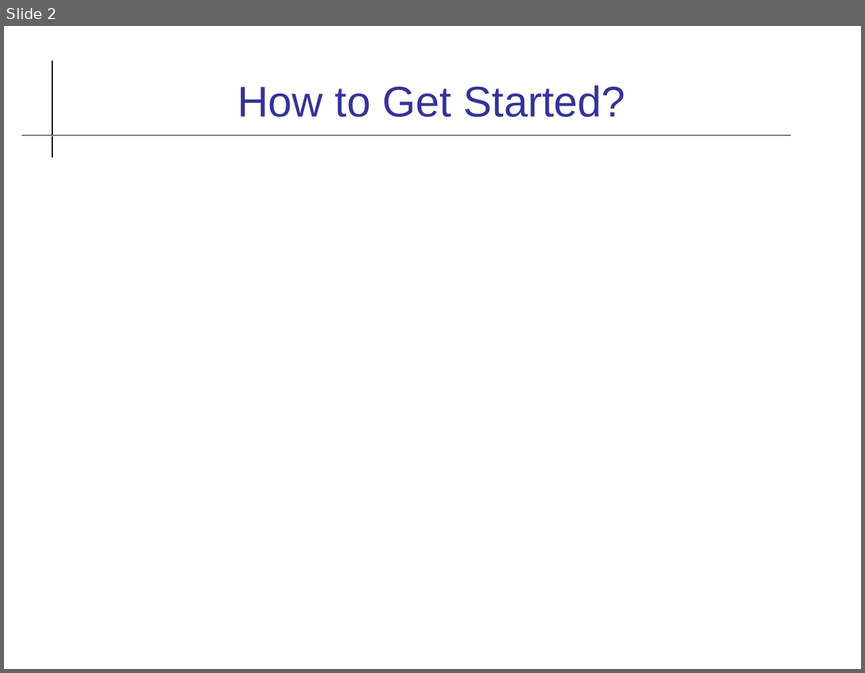
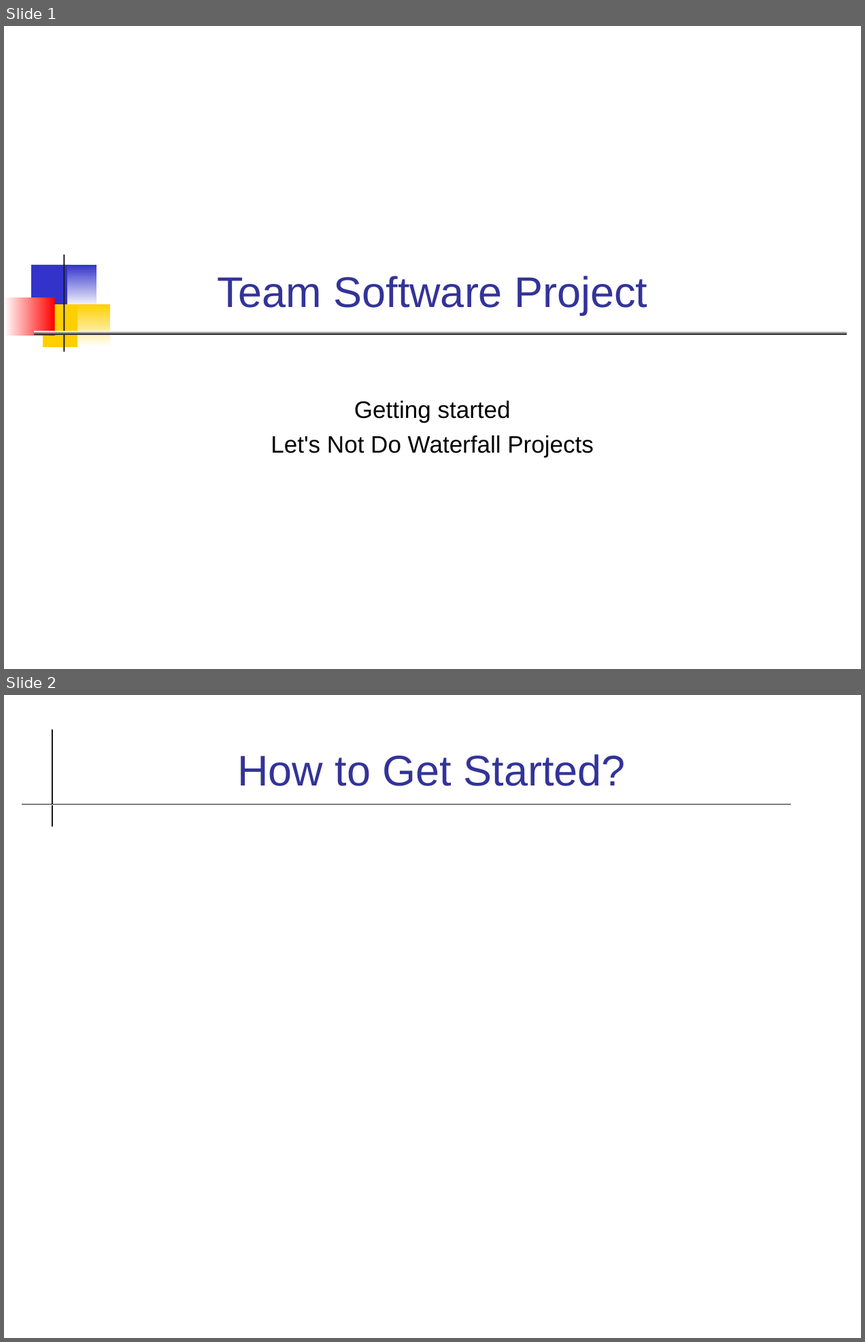
Before and after one commit to cpske/ISP, a slide deck: software-process/Team-Project.odp. Shown one above the other, each under a label of ours: slide 2 before the commit, slides 1 and 2 after it. The pictures are 865x673 and 865x1342 pixels, drawn with LibreOffice and Linux fonts; fonts in the diff are those of the drawing. Boxes give left, top, right and bottom in pixels: in the first picture for what was removed or moved away, otherwise in the second. Text is boxed around its words. In the diff, an @@ line names an element or a change of style, - is before the commit and + after.

```diff
--- a/software-process/Team-Project.odp
+++ b/software-process/Team-Project.odp
@@ slide 1 added at <box>4,26,861,669</box>, background #FFFFFF @@
@@ title added at <box>217,276,647,314</box>, 36 pt, text #333399 @@
+Team Software Project
@@ group added at <box>4,254,847,352</box>: 7 rectangles @@
@@ subtitle added at <box>271,400,594,457</box>, 20 pt, text #000000 @@
+Getting started
+Let's Not Do Waterfall Projects
```
Also in this commit, not shown: 3 slides changed, 8 other slides added, 1 slide removed, 5 other files.
